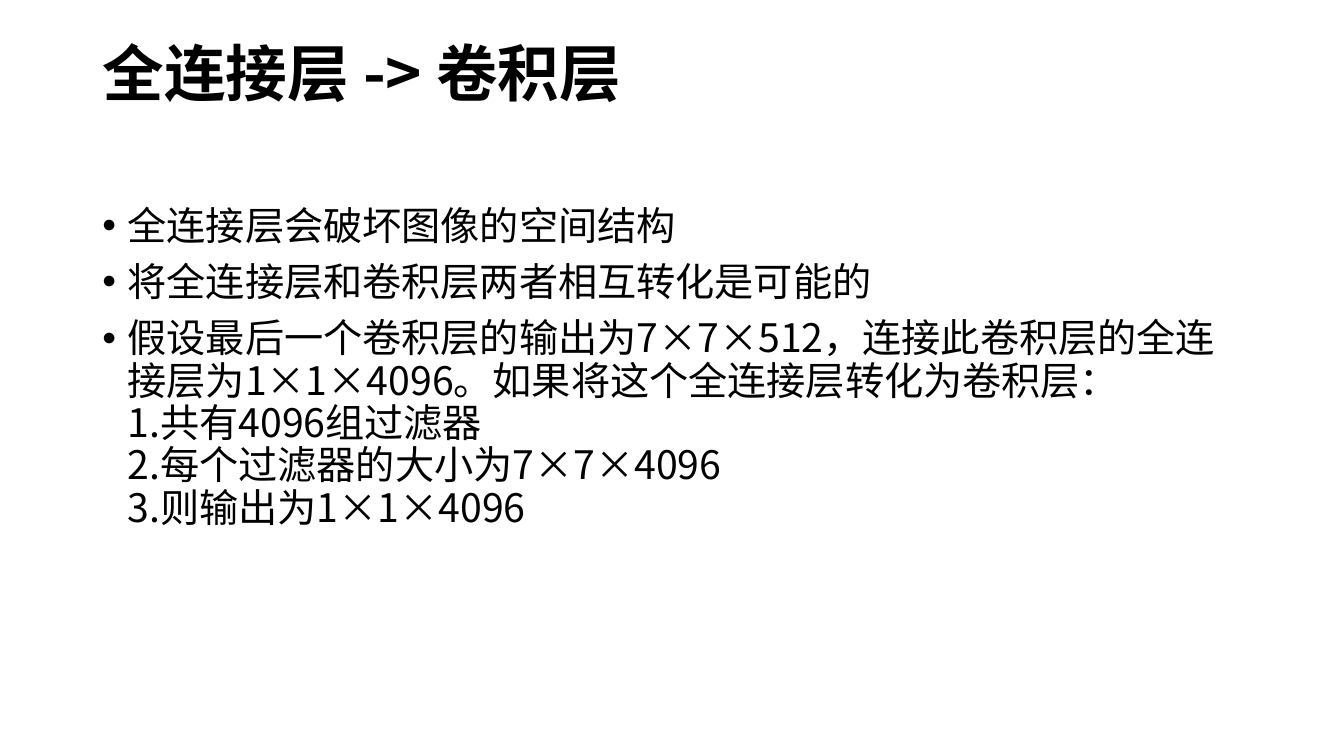
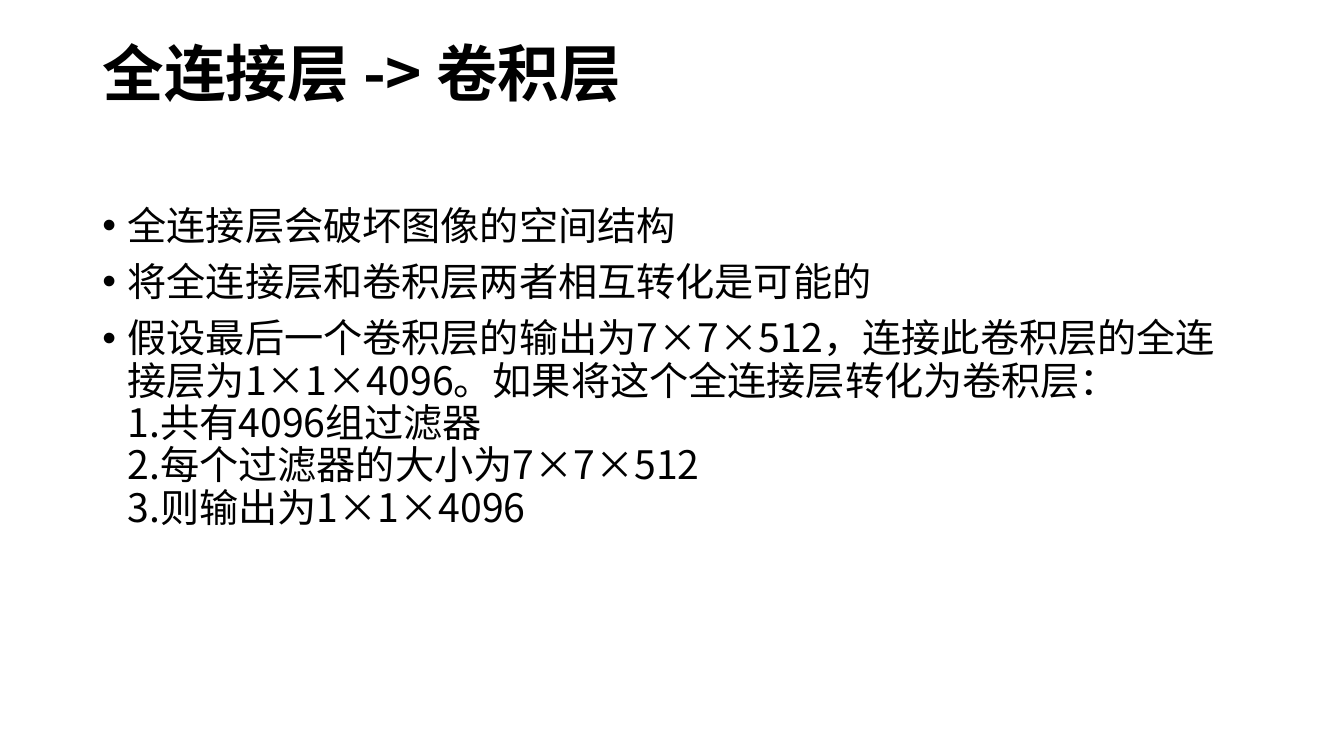
Before and after one commit to XianzhengWU/deeplearning_papernotes, a slide deck: slide 6 of 论文笔记-吴显政（笔记本）.pptx. Drawn at 1344x756 pixels with LibreOffice and Linux fonts; fonts in the diff are those of the drawing. Boxes give left, top, right and bottom in pixels: in the first picture for what was removed or moved away, otherwise in the second. Text is boxed around its words. In the diff, an @@ line names an element or a change of style, - is before the commit and + after.

```diff
--- a/论文笔记-吴显政（笔记本）.pptx
+++ b/论文笔记-吴显政（笔记本）.pptx
@@ text at [128, 318, 1215, 525]: text changed @@
-• 假设最后一个卷积层的输出为7×7×512，连接此卷积层的全连接层为1×1×4096。如果将这个全连接层转化为卷积层：
-  1.共有4096组过滤器
-  2.每个过滤器的大小为7×7×4096
-  3.则输出为1×1×4096
+• 假设最后一个卷积层的输出为7×7×512，连接此卷积层的全连接层为1×1×4096。如果将这个全连接层转化为卷积层：
+  1.共有4096组过滤器
+  2.每个过滤器的大小为7×7×512
+  3.则输出为1×1×4096
```
Also in this commit, not shown: 1 other file.
